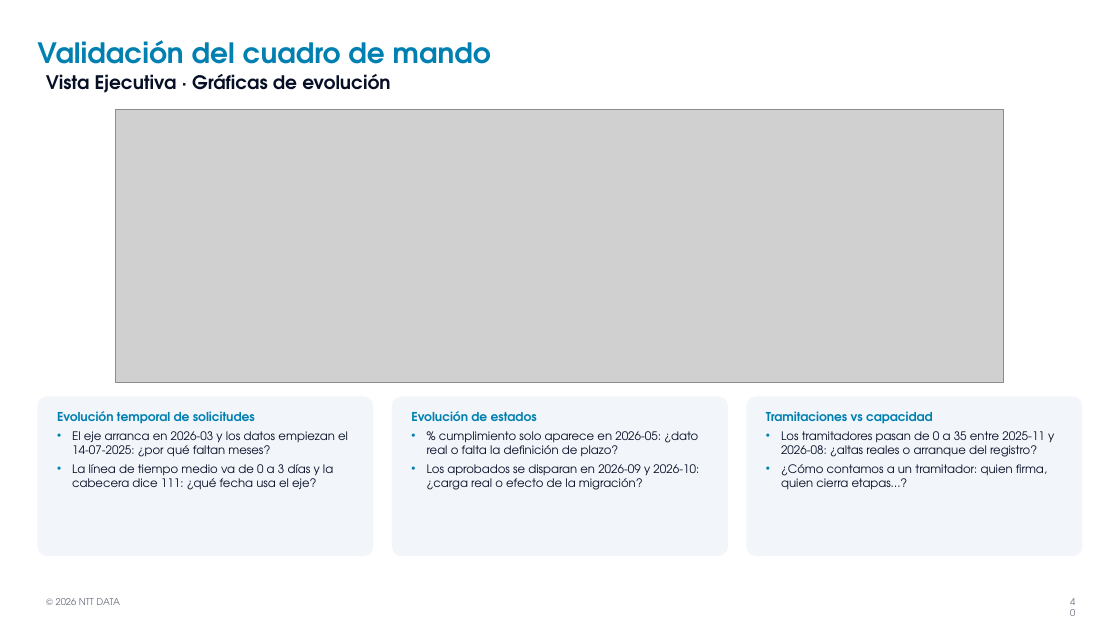
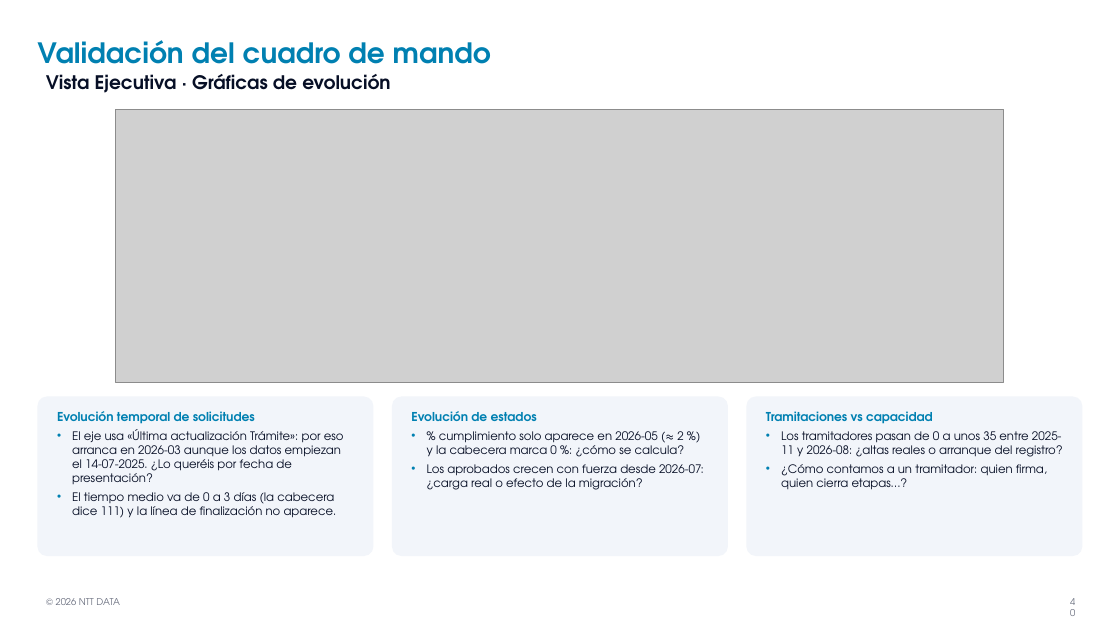
Before and after one commit to AnthonyXerri/Pruebas, a slide deck: slide 40 of mockups/Formacion_Celonis_PnC.pptx. Drawn at 1120x630 pixels with LibreOffice and Linux fonts; fonts in the diff are those of the drawing; grey boxes stand for pictures; background and template pictures are left out. Boxes give left, top, right and bottom in pixels: in the first picture for what was removed or moved away, otherwise in the second. Text is boxed around its words. In the diff, an @@ line names an element or a change of style, - is before the commit and + after.

```diff
--- a/mockups/Formacion_Celonis_PnC.pptx
+++ b/mockups/Formacion_Celonis_PnC.pptx
@@ text in rounded rectangle at [72,429,344,518]: text changed @@
-• El eje arranca en 2026-03 y los datos empiezan el 14-07-2025: ¿por qué faltan meses?
-• La línea de tiempo medio va de 0 a 3 días y la cabecera dice 111: ¿qué fecha usa el eje?
+• El eje usa «Última actualización Trámite»: por eso arranca en 2026-03 aunque los datos empiezan el 14-07-2025. ¿Lo queréis por fecha de presentación?
+• El tiempo medio va de 0 a 3 días (la cabecera dice 111) y la línea de finalización no aparece.
@@ text in rounded rectangle at [427,431,704,490]: text changed @@
-• % cumplimiento solo aparece en 2026-05: ¿dato real o falta la definición de plazo?
-• Los aprobados se disparan en 2026-09 y 2026-10: ¿carga real o efecto de la migración?
+• % cumplimiento solo aparece en 2026-05 (≈ 2 %) y la cabecera marca 0 %: ¿cómo se calcula?
+• Los aprobados crecen con fuerza desde 2026-07: ¿carga real o efecto de la migración?
@@ text in rounded rectangle at [781,431,1063,457]: text changed @@
-• Los tramitadores pasan de 0 a 35 entre 2025-11 y 2026-08: ¿altas reales o arranque del registro?
+• Los tramitadores pasan de 0 a unos 35 entre 2025-11 y 2026-08: ¿altas reales o arranque del registro?
```
Also in this commit, not shown: 22 other slides changed.
